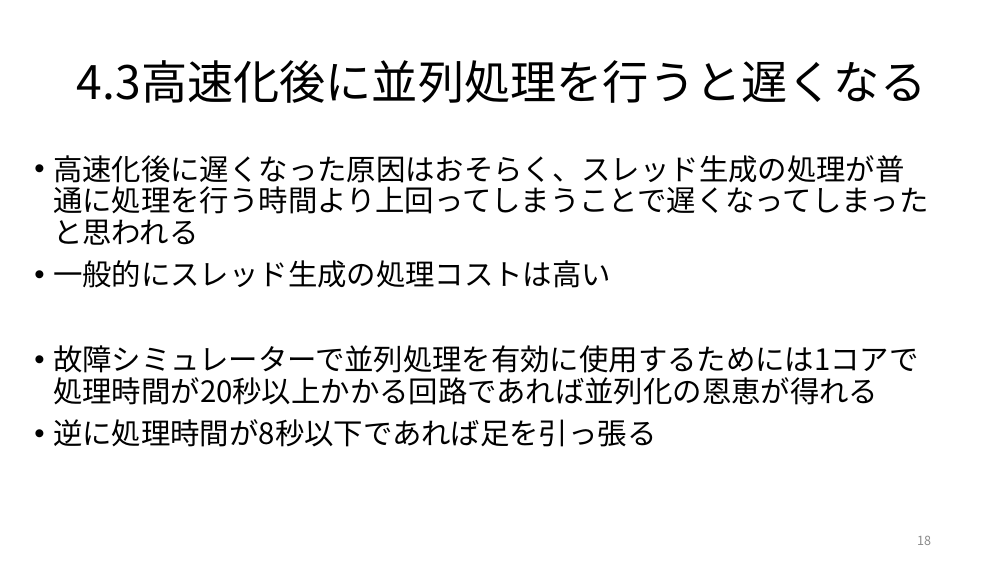
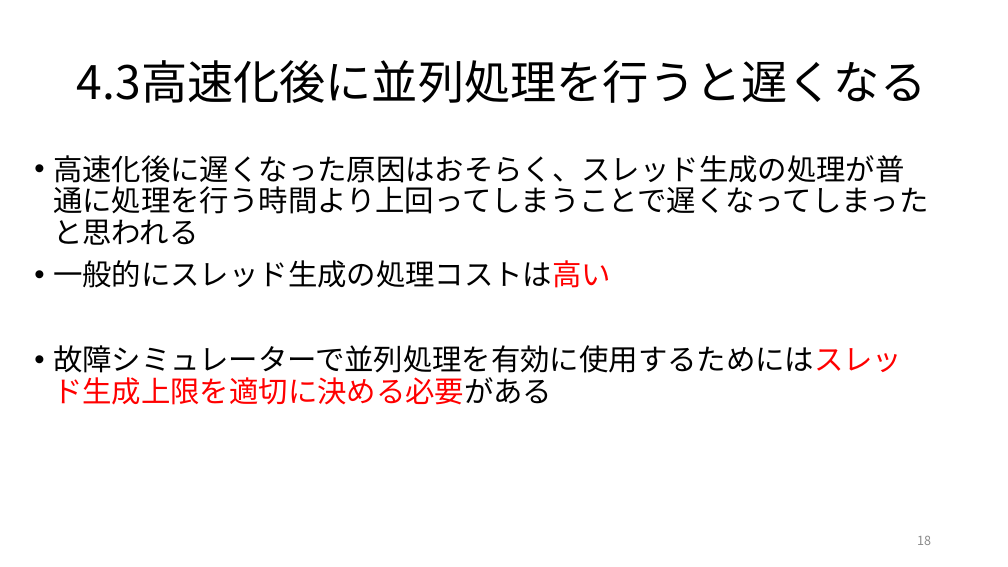
Before and after one commit to DJ956/CircuitSimulator, a slide deck: slide 18 of プレゼン.pptx. Drawn at 1008x567 pixels with LibreOffice and Linux fonts; fonts in the diff are those of the drawing. Boxes give left, top, right and bottom in pixels: in the first picture for what was removed or moved away, otherwise in the second. Text is boxed around its words. In the diff, an @@ line names an element or a change of style, - is before the commit and + after.

```diff
--- a/プレゼン.pptx
+++ b/プレゼン.pptx
@@ text at <box>53,260,611,288</box>: text colour #000000 to #FF0000 in "一般的にスレッド生成の処理コストは高い" @@
@@ text at <box>53,345,902,405</box>: text changed @@
-• 故障シミュレーターで並列処理を有効に使用するためには1コアで処理時間が20秒以上かかる回路であれば並列化の恩恵が得れる
-• 逆に処理時間が8秒以下であれば足を引っ張る
+• 故障シミュレーターで並列処理を有効に使用するためにはスレッド生成上限を適切に決める必要がある
```
Also in this commit, not shown: 8 other slides changed, 1 slide added.
